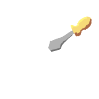
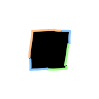
Layers edited between the first and the second 99 x 99 image:
hid group "Layer 10" (2 layers) over <box>28,16,92,71</box>
added layer "Layer 13" above "Layer 15" over <box>28,16,92,71</box>
added layer "Layer 15" above "Layer 12" over <box>28,16,92,71</box>
